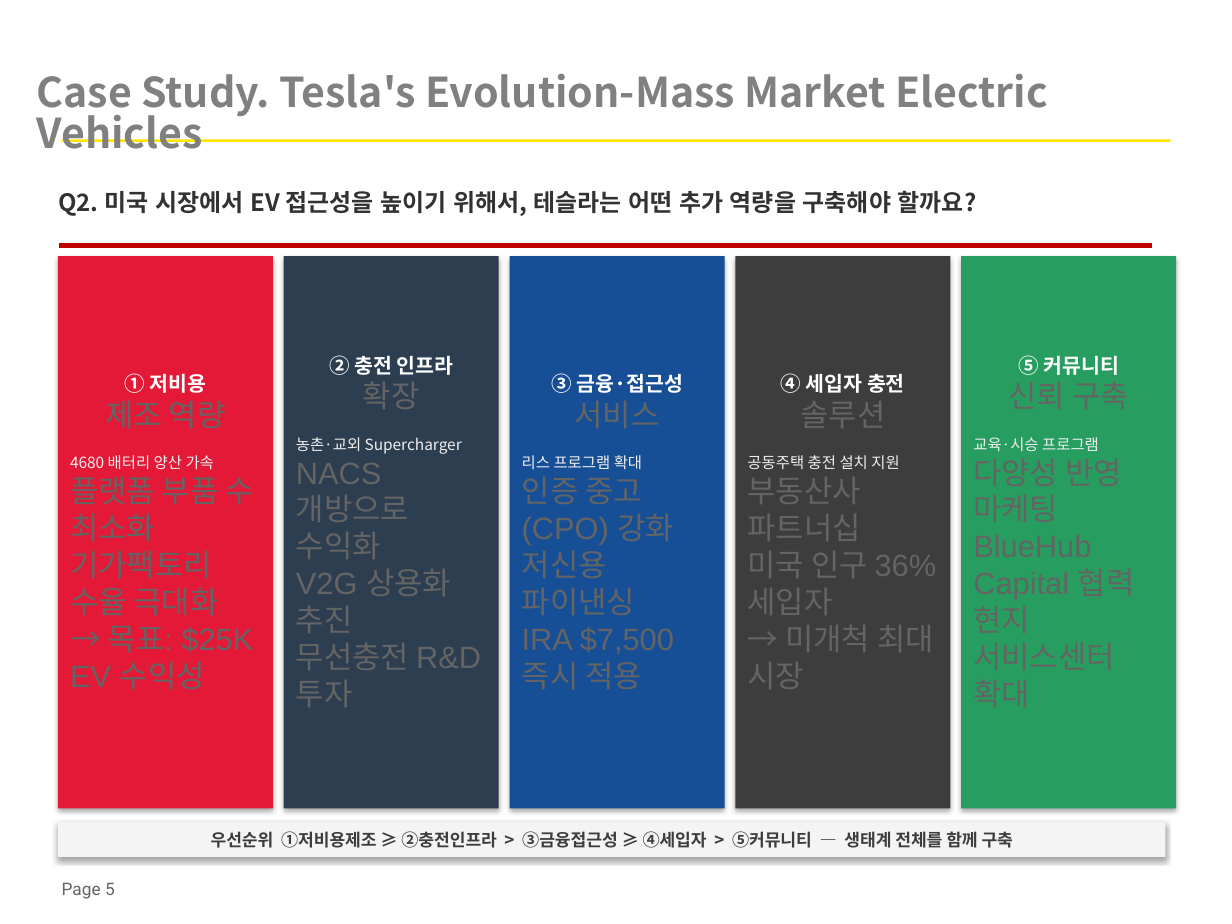
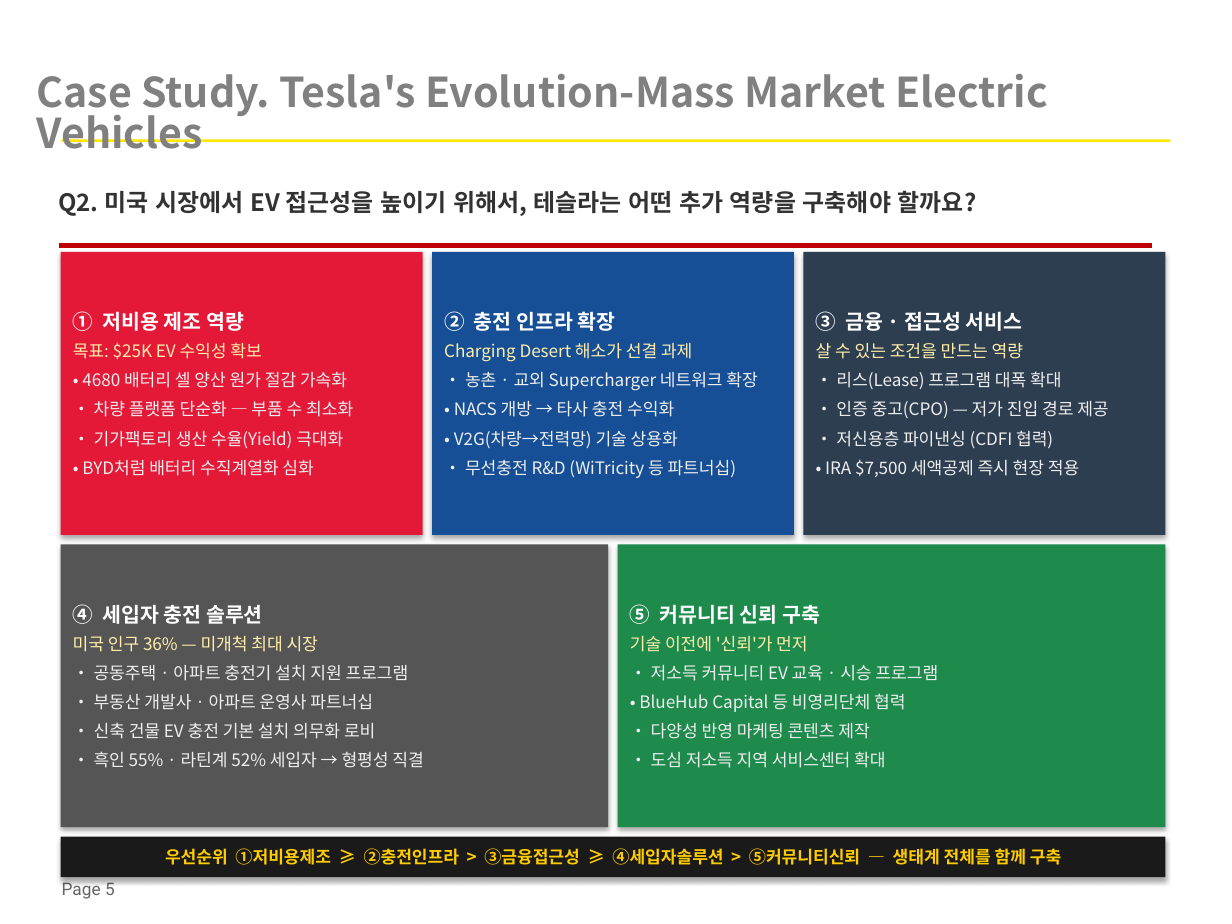
Before and after one commit to popo6737-ux/Business-Modeling, a slide deck: slide 5 of Tesla_Filled.pptx. Drawn at 1232x924 pixels with LibreOffice and Linux fonts; fonts in the diff are those of the drawing. Boxes give left, top, right and bottom in pixels: in the first picture for what was removed or moved away, otherwise in the second. Text is boxed around its words. In the diff, an @@ line names an element or a change of style, - is before the commit and + after.

```diff
--- a/Tesla_Filled.pptx
+++ b/Tesla_Filled.pptx
@@ rectangle "① 저비용 제조 역량": place and size @@
-rectangle "① 저비용 제조 역량" at (58,256,274,808)
+rectangle "① 저비용 제조 역량" at (60,253,423,536)
@@ rectangle "② 충전 인프라 확장": place and size @@
-rectangle "② 충전 인프라 확장" at (283,256,499,808)
+rectangle "② 충전 인프라 확장" at (432,253,795,536)
@@ rectangle "② 충전 인프라 확장" at (432,253,795,536): fill #2C3E50 to #164F96 @@
@@ rectangle "③ 금융 · 접근성 서비스": place and size @@
-rectangle "③ 금융 · 접근성 서비스" at (510,256,726,808)
+rectangle "③ 금융 · 접근성 서비스" at (803,253,1165,536)
@@ rectangle "③ 금융 · 접근성 서비스" at (803,253,1165,536): fill #164F96 to #2C3E50 @@
@@ text in rectangle at (73,311,244,331): size 18 to 12 pt, font Arial to Noto Sans CJK KR, text colour #646464 to #FFFFFF, bold on in "제조 역량"; alignment centre to left; less space between paragraphs @@
@@ text in rectangle at (444,311,616,331): size 18 to 12 pt, font Arial to Noto Sans CJK KR, text colour #646464 to #FFFFFF, bold on in "확장"; alignment centre to left; less space between paragraphs @@
@@ text in rectangle at (816,311,1108,477): text changed; size 18 to 10 pt; font Arial to Noto Sans CJK KR; text colour #646464 to #EEEEEE @@
-③ 금융·접근성
-서비스
-리스 프로그램 확대
-인증 중고(CPO) 강화
-저신용 파이낸싱
-IRA $7,500 즉시 적용
+③ 금융 · 접근성 서비스
+살 수 있는 조건을 만드는 역량
+• 리스(Lease) 프로그램 대폭 확대
+• 인증 중고(CPO) — 저가 진입 경로 제공
+• 저신용층 파이낸싱 (CDFI 협력)
+• IRA $7,500 세액공제 즉시 현장 적용
@@ text in rectangle at (73,342,353,476): text changed; size 18 to 10 pt; font Arial to Noto Sans CJK KR; text colour #646464 to #EEEEEE @@
-4680 배터리 양산 가속
-플랫폼 부품 수 최소화
-기가팩토리 수율 극대화
-→ 목표: $25K EV 수익성
+목표: $25K EV 수익성 확보
+• 4680 배터리 셀 양산 원가 절감 가속화
+• 차량 플랫폼 단순화 — 부품 수 최소화
+• 기가팩토리 생산 수율(Yield) 극대화
+• BYD처럼 배터리 수직계열화 심화
@@ text in rectangle at (444,343,757,478): text changed; size 18 to 10 pt; font Arial to Noto Sans CJK KR; text colour #646464 to #EEEEEE @@
-농촌·교외 Supercharger
-NACS 개방으로 수익화
-V2G 상용화 추진
-무선충전 R&D 투자
+Charging Desert 해소가 선결 과제
+• 농촌 · 교외 Supercharger 네트워크 확장
+• NACS 개방 → 타사 충전 수익화
+• V2G(차량→전력망) 기술 상용화
+• 무선충전 R&D (WiTricity 등 파트너십)
@@ rectangle "④ 세입자 충전 솔루션": place and size @@
-rectangle "④ 세입자 충전 솔루션" at (736,256,951,808)
+rectangle "④ 세입자 충전 솔루션" at (60,545,609,828)
@@ rectangle "④ 세입자 충전 솔루션" at (60,545,609,828): fill #3D3D3D to #555555 @@
@@ rectangle "⑤ 커뮤니티 신뢰 구축": place and size @@
-rectangle "⑤ 커뮤니티 신뢰 구축" at (961,256,1177,808)
+rectangle "⑤ 커뮤니티 신뢰 구축" at (617,545,1165,828)
@@ rectangle "⑤ 커뮤니티 신뢰 구축" at (617,545,1165,828): fill #279E60 to #1E8B4C @@
@@ text in rectangle at (73,604,263,624): size 18 to 12 pt, font Arial to Noto Sans CJK KR, text colour #646464 to #FFFFFF, bold on in "솔루션"; alignment centre to left; less space between paragraphs @@
@@ text in rectangle at (630,604,820,624): size 18 to 12 pt, font Arial to Noto Sans CJK KR, text colour #646464 to #FFFFFF, bold on in "신뢰 구축"; alignment centre to left; less space between paragraphs @@
@@ text in rectangle at (73,636,423,768): text changed; size 18 to 10 pt; font Arial to Noto Sans CJK KR; text colour #646464 to #EEEEEE @@
-공동주택 충전 설치 지원
-부동산사 파트너십
-미국 인구 36% 세입자
-→ 미개척 최대 시장
+미국 인구 36% — 미개척 최대 시장
+• 공동주택 · 아파트 충전기 설치 지원 프로그램
+• 부동산 개발사 · 아파트 운영사 파트너십
+• 신축 건물 EV 충전 기본 설치 의무화 로비
+• 흑인 55% · 라틴계 52% 세입자 → 형평성 직결
@@ text in rectangle at (630,636,938,768): text changed; size 18 to 10 pt; font Arial to Noto Sans CJK KR; text colour #646464 to #EEEEEE @@
-교육·시승 프로그램
-다양성 반영 마케팅
-BlueHub Capital 협력
-현지 서비스센터 확대
+기술 이전에 '신뢰'가 먼저
+• 저소득 커뮤니티 EV 교육 · 시승 프로그램
+• BlueHub Capital 등 비영리단체 협력
+• 다양성 반영 마케팅 콘텐츠 제작
+• 도심 저소득 지역 서비스센터 확대
@@ rectangle "우선순위 ①저비용제조 ≥ ②충전인프라 > ...": place and size @@
-rectangle "우선순위 ①저비용제조 ≥ ②충전인프라 > ..." at (58,822,1165,856)
+rectangle "우선순위 ①저비용제조 ≥ ②충전인프라 > ..." at (60,837,1165,877)
@@ rectangle "우선순위 ①저비용제조 ≥ ②충전인프라 > ..." at (60,837,1165,877): fill #F4F4F4 to #1A1A1A @@
@@ text in rectangle at (165,848,1061,865): text changed; text colour #3D3D3D to #FFCC00 @@
-우선순위 ①저비용제조 ≥ ②충전인프라 > ③금융접근성 ≥ ④세입자 > ⑤커뮤니티 — 생태계 전체를 함께 구축
+우선순위 ①저비용제조 ≥ ②충전인프라 > ③금융접근성 ≥ ④세입자솔루션 > ⑤커뮤니티신뢰 — 생태계 전체를 함께 구축
```
Also in this commit, not shown: 1 other slide changed, 1 other file.
